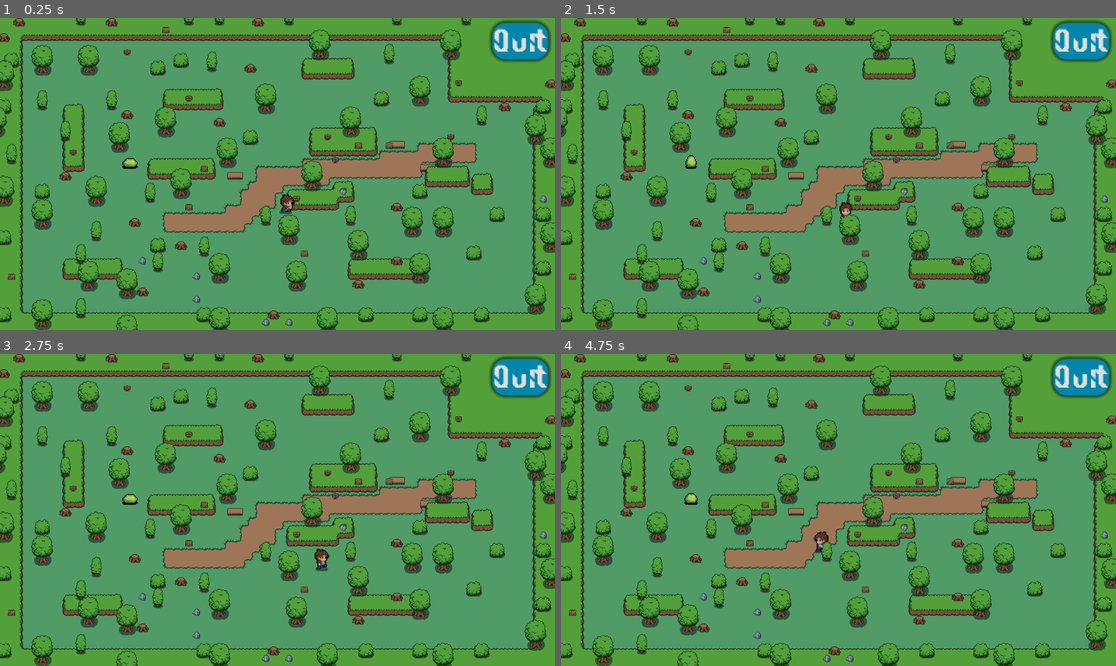
Above: before the commit, frames 1-4 (two rows, left to right).
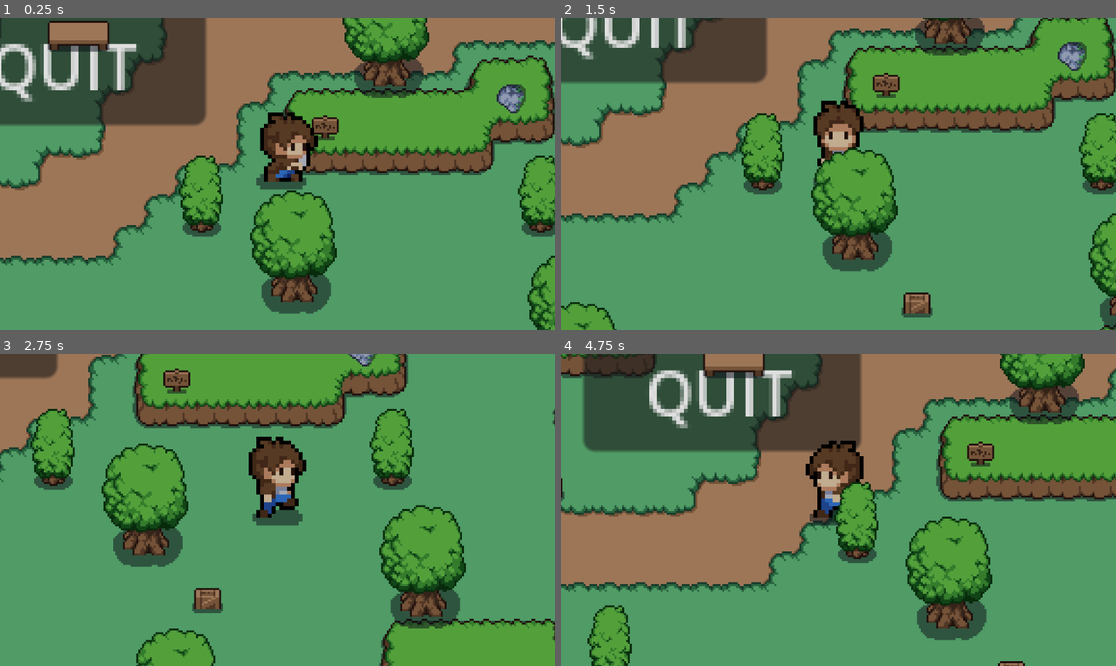
Above: after the commit, the same moments.

Repository: Elijah-eshayBaa/Final-Swords-project
Game: Godot game, scene res://Scenes/world.tscn
Same seed, same stepped clock (60 frames per second), same inputs: the game is played once before the commit and once after it.
Inputs (mouse positions are in pixels of both pictures, inside the frame that each line leads up to):
- Up to frame 1 (0.25 s): no input
- Up to frame 2 (1.5 s): tap Enter at 0.5 s; move the mouse to (960, 158) at 0.52 s; hold D (right) 0.53-1.28 s; click (960, 158) at 0.6 s; move the mouse to (727, 189) at 1.27 s; hold S (down) from 1.28 s (still down); click (727, 189) at 1.35 s
- Up to frame 3 (2.75 s): move the mouse to (333, 441) at 2.02 s; release S (down) at 2.03 s; hold D (right) from 2.03 s (still down); click (333, 441) at 2.1 s
- Up to frame 4 (4.75 s): move the mouse to (810, 572) at 2.77 s; release D (right) at 2.78 s; hold W (up) 2.78-3.53 s; click (810, 572) at 2.85 s; move the mouse to (1005, 556) at 3.52 s; hold A (left) from 3.53 s (still down); click (1005, 556) at 3.6 s; tap Escape (pause, bound only after the commit) at 4.15 s; move the mouse to (672, 463) at 4.27 s; click (672, 463) at 4.35 s

The runs differ from the first frame. In frame 1, 73% of the frame differs, in the area x 0-100%, y 0-100%; in frame 2, 65%; in frame 3, 59%; in frame 4, 74%.
Error after the commit: Parse Error: Cannot find property "tree" on base "Callable". (res://pause_menu.gd:10)

Commit message:
pause menu
50% done

Diff:
--- /dev/null
+++ b/Scenes/world.gd
@@ -0,0 +1,18 @@
+extends Node2D
+
+@onready var pause_menu = $PauseMenu/Camera2D
+var paused = false
+
+func _process(delta):
+	if Input.is_action_just_pressed("pause"):
+		pauseMenu()
+
+func pauseMenu():
+	if paused:
+		pause_menu.hide()
+		Engine.time_scale = 1
+	else:
+		pause_menu.show()
+		Engine.time_scale = 0
+
+	paused = !paused
--- a/Scenes/world.tscn
+++ b/Scenes/world.tscn
@@ -1,12 +1,12 @@
-[gd_scene load_steps=16 format=3 uid="uid://tfofcupq6yqa"]
+[gd_scene load_steps=12 format=3 uid="uid://tfofcupq6yqa"]
 
 [ext_resource type="Texture2D" uid="uid://bqdevuqc8ybup" path="res://Scenes/tilesets/plains.png" id="1_3pv16"]
+[ext_resource type="Script" path="res://Scenes/world.gd" id="1_q4te4"]
 [ext_resource type="Texture2D" uid="uid://ucgex4oet3k6" path="res://Scenes/tilesets/grass.png" id="2_lnbt2"]
 [ext_resource type="Texture2D" uid="uid://du8eta0kvkjq2" path="res://Scenes/objects/objects.png" id="3_3i14y"]
 [ext_resource type="PackedScene" uid="uid://c06r0er0a6qqm" path="res://player.tscn" id="4_8kb7q"]
 [ext_resource type="PackedScene" uid="uid://ndg5esktgibo" path="res://enemy.tscn" id="5_bqrvy"]
-[ext_resource type="FontFile" uid="uid://b1rpworgl7x2p" path="res://StepalangeShort-p7GZd.otf" id="6_q8xry"]
-[ext_resource type="Script" path="res://Scenes/quit_button.gd" id="7_2m12f"]
+[ext_resource type="PackedScene" uid="uid://cqcg8mw3fs4ap" path="res://pause_menu.tscn" id="7_3hi1u"]
 
 [sub_resource type="TileSetAtlasSource" id="TileSetAtlasSource_qlmbt"]
 texture = ExtResource("1_3pv16")
@@ -115,40 +115,17 @@
 sources/1 = SubResource("TileSetAtlasSource_mnjd8")
 sources/2 = SubResource("TileSetAtlasSource_6gmo7")
 
-[sub_resource type="StyleBoxEmpty" id="StyleBoxEmpty_mtign"]
-
-[sub_resource type="StyleBoxFlat" id="StyleBoxFlat_eidom"]
-bg_color = Color(3.1285e-07, 0.299639, 0.418117, 1)
-corner_radius_top_left = 14
-corner_radius_top_right = 14
-corner_radius_bottom_right = 14
-corner_radius_bottom_left = 14
-shadow_size = 4
-
-[sub_resource type="StyleBoxFlat" id="StyleBoxFlat_evoex"]
-bg_color = Color(1.37173e-06, 0.232968, 0.306794, 1)
-corner_radius_top_left = 14
-corner_radius_top_right = 14
-corner_radius_bottom_right = 14
-corner_radius_bottom_left = 14
-shadow_size = 4
-
-[sub_resource type="StyleBoxFlat" id="StyleBoxFlat_8218s"]
-bg_color = Color(4.62055e-06, 0.526898, 0.676079, 1)
-corner_radius_top_left = 14
-corner_radius_top_right = 14
-corner_radius_bottom_right = 14
-corner_radius_bottom_left = 14
-shadow_size = 4
-
 [node name="world" type="Node2D"]
 y_sort_enabled = true
 scale = Vector2(2, 2)
+script = ExtResource("1_q4te4")
 
 [node name="TileMap" type="TileMap" parent="."]
 y_sort_enabled = true
-position = Vector2(4, 2.5)
+position = Vector2(11, 30)
+scale = Vector2(0.5, 0.5)
 tile_set = SubResource("TileSet_oqvpk")
+rendering_quadrant_size = 1
 collision_animatable = true
 format = 2
 layer_0/name = "ground"
@@ -170,21 +147,10 @@
 [node name="enemy" parent="." instance=ExtResource("5_bqrvy")]
 position = Vector2(135, 148.5)
 
-[node name="QuitButton" type="Button" parent="."]
-light_mask = 1023
-visibility_layer = 1023
-offset_left = 511.0
-offset_top = 4.5
-offset_right = 569.0
-offset_bottom = 42.5
-size_flags_vertical = 2
-theme_override_fonts/font = ExtResource("6_q8xry")
-theme_override_font_sizes/font_size = 40
-theme_override_styles/focus = SubResource("StyleBoxEmpty_mtign")
-theme_override_styles/hover = SubResource("StyleBoxFlat_eidom")
-theme_override_styles/pressed = SubResource("StyleBoxFlat_evoex")
-theme_override_styles/normal = SubResource("StyleBoxFlat_8218s")
-text = "Quit"
-script = ExtResource("7_2m12f")
+[node name="Camera2D" type="Camera2D" parent="."]
 
-[connection signal="pressed" from="QuitButton" to="QuitButton" method="_on_pressed"]
+[node name="PauseMenu" parent="Camera2D" instance=ExtResource("7_3hi1u")]
+offset_left = 204.5
+offset_top = 120.5
+offset_right = 204.5
+offset_bottom = 120.5
--- /dev/null
+++ b/pause_menu.gd
@@ -0,0 +1,10 @@
+extends Control
+@onready var world = $"../../"
+
+
+func _on_resume_pressed():
+	world.pauseMenu()
+
+
+func _on_quit_pressed():
+	get.tree().quit()
--- /dev/null
+++ b/pause_menu.tscn
@@ -0,0 +1,33 @@
+[gd_scene load_steps=2 format=3 uid="uid://cqcg8mw3fs4ap"]
+
+[ext_resource type="Script" path="res://pause_menu.gd" id="1_xk8ty"]
+
+[node name="PauseMenu" type="Control"]
+layout_mode = 3
+anchors_preset = 15
+anchor_right = 1.0
+anchor_bottom = 1.0
+grow_horizontal = 2
+grow_vertical = 2
+script = ExtResource("1_xk8ty")
+
+[node name="MarginContainer" type="MarginContainer" parent="."]
+layout_mode = 0
+offset_right = 40.0
+offset_bottom = 40.0
+
+[node name="VBoxContainer" type="VBoxContainer" parent="MarginContainer"]
+layout_mode = 2
+
+[node name="Resume" type="Button" parent="MarginContainer/VBoxContainer"]
+layout_mode = 2
+text = "RESUME
+"
+
+[node name="Quit" type="Button" parent="MarginContainer/VBoxContainer"]
+layout_mode = 2
+text = "QUIT
+"
+
+[connection signal="pressed" from="MarginContainer/VBoxContainer/Resume" to="." method="_on_resume_pressed"]
+[connection signal="pressed" from="MarginContainer/VBoxContainer/Quit" to="." method="_on_quit_pressed"]
--- a/player.tscn
+++ b/player.tscn
@@ -447,6 +447,10 @@
 [node name="deal_attack_timer" type="Timer" parent="."]
 wait_time = 0.439
 
+[node name="Camera2D" type="Camera2D" parent="."]
+ignore_rotation = false
+zoom = Vector2(4, 4)
+
 [connection signal="body_entered" from="player_hitbox" to="." method="_on_player_hitbox_body_entered"]
 [connection signal="body_exited" from="player_hitbox" to="." method="_on_player_hitbox_body_exited"]
 [connection signal="timeout" from="attack_cooldown" to="." method="_on_attack_cooldown_timeout"]
--- a/project.godot
+++ b/project.godot
@@ -46,6 +46,11 @@
 "events": [Object(InputEventMouseButton,"resource_local_to_scene":false,"resource_name":"","device":-1,"window_id":0,"a …(258 unchanged characters)…
 ]
 }
+pause={
+"deadzone": 0.5,
+"events": [Object(InputEventKey,"resource_local_to_scene":false,"resource_name":"","device":-1,"window_id":0,"alt_pressed":false,"shift_pressed":false,"ctrl_pressed":false,"meta_pressed":false,"pressed":false,"keycode":0,"physical_keycode":4194305,"key_label":0,"unicode":0,"location":0,"echo":false,"script":null)
+]
+}
 
 [rendering]
 
Not shown, added: pau365C.tmp
Not shown, added: pau82DA.tmp
